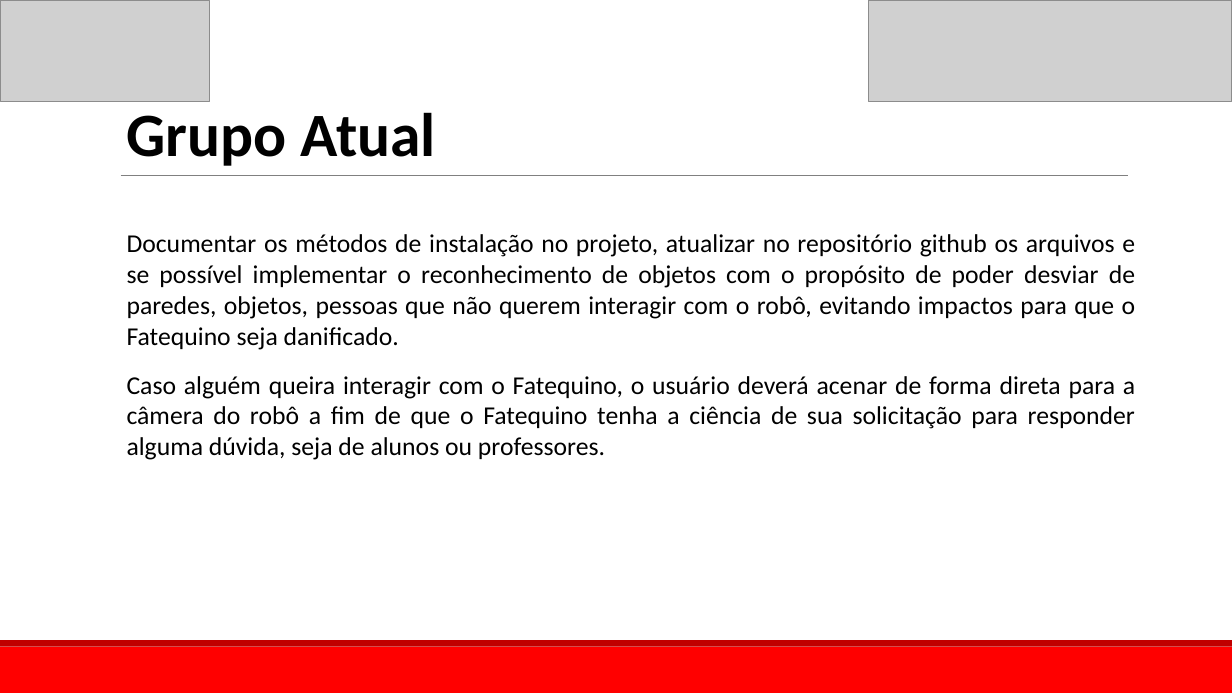
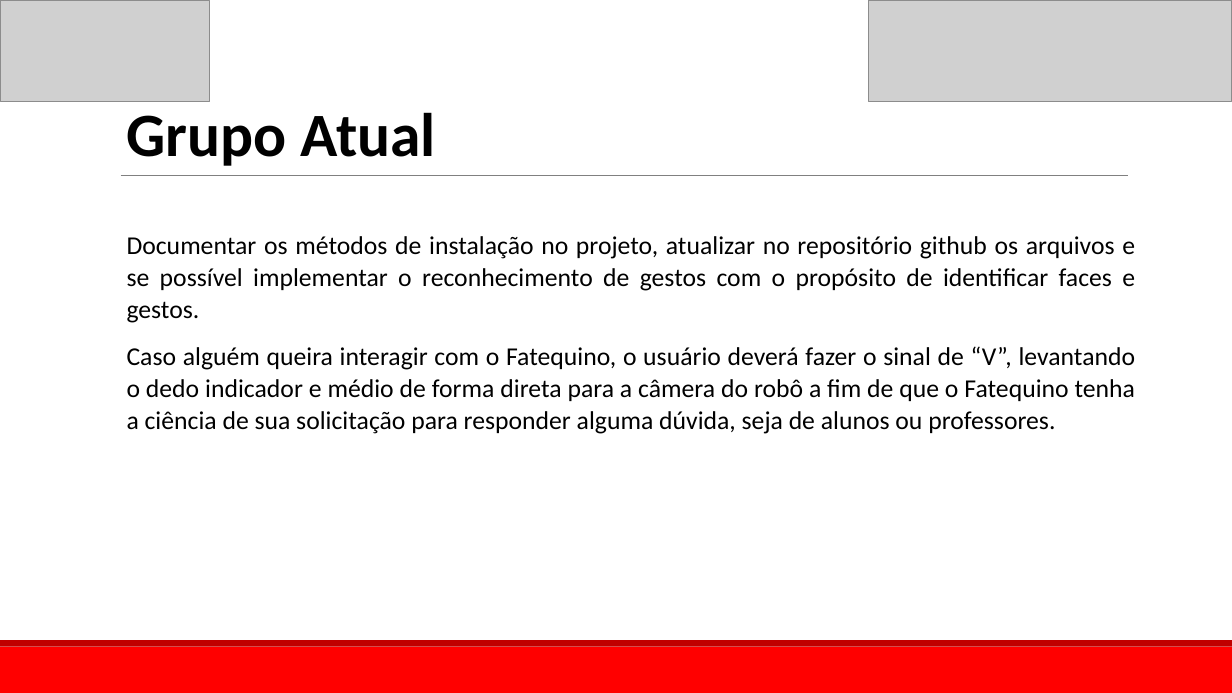
Before and after one commit to Fatequino/Fatequino, a slide deck: slide 6 of Visão/Documentação/Projeto_Fatequino_-_Visão.pptx. Drawn at 1232x693 pixels with LibreOffice and Linux fonts; fonts in the diff are those of the drawing; grey boxes stand for pictures. Boxes give left, top, right and bottom in pixels: in the first picture for what was removed or moved away, otherwise in the second. Text is boxed around its words. In the diff, an @@ line names an element or a change of style, - is before the commit and + after.

```diff
--- a/Visão/Documentação/Projeto_Fatequino_-_Visão.pptx
+++ b/Visão/Documentação/Projeto_Fatequino_-_Visão.pptx
@@ text at <box>127,236,1136,434</box>: text changed @@
-  Documentar os métodos de instalação no projeto, atualizar no repositório github os arquivos e se possível implementar o reconhecimento de objetos com o propósito de poder desviar de paredes, objetos, pessoas que não querem interagir com o robô, evitando impactos para que o Fatequino seja danificado.
-  Caso alguém queira interagir com o Fatequino, o usuário deverá acenar de forma direta para a câmera do robô a fim de que o Fatequino tenha a ciência de sua solicitação para responder alguma dúvida, seja de alunos ou professores.
+  Documentar os métodos de instalação no projeto, atualizar no repositório github os arquivos e se possível implementar o reconhecimento de gestos com o propósito de identificar faces e gestos.
+  Caso alguém queira interagir com o Fatequino, o usuário deverá fazer o sinal de “V”, levantando o dedo indicador e médio de forma direta para a câmera do robô a fim de que o Fatequino tenha a ciência de sua solicitação para responder alguma dúvida, seja de alunos ou professores.
```
Also in this commit, not shown: 5 other slides changed, 5 slides added, 1 slide removed, 5 other files.
